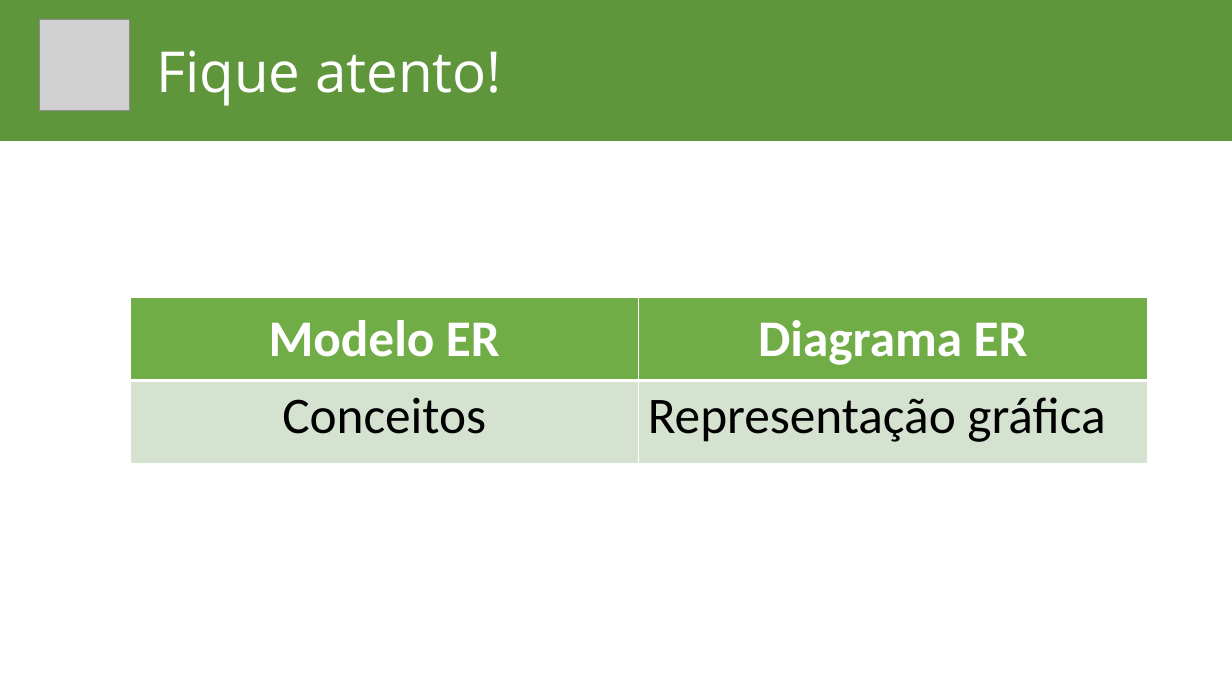
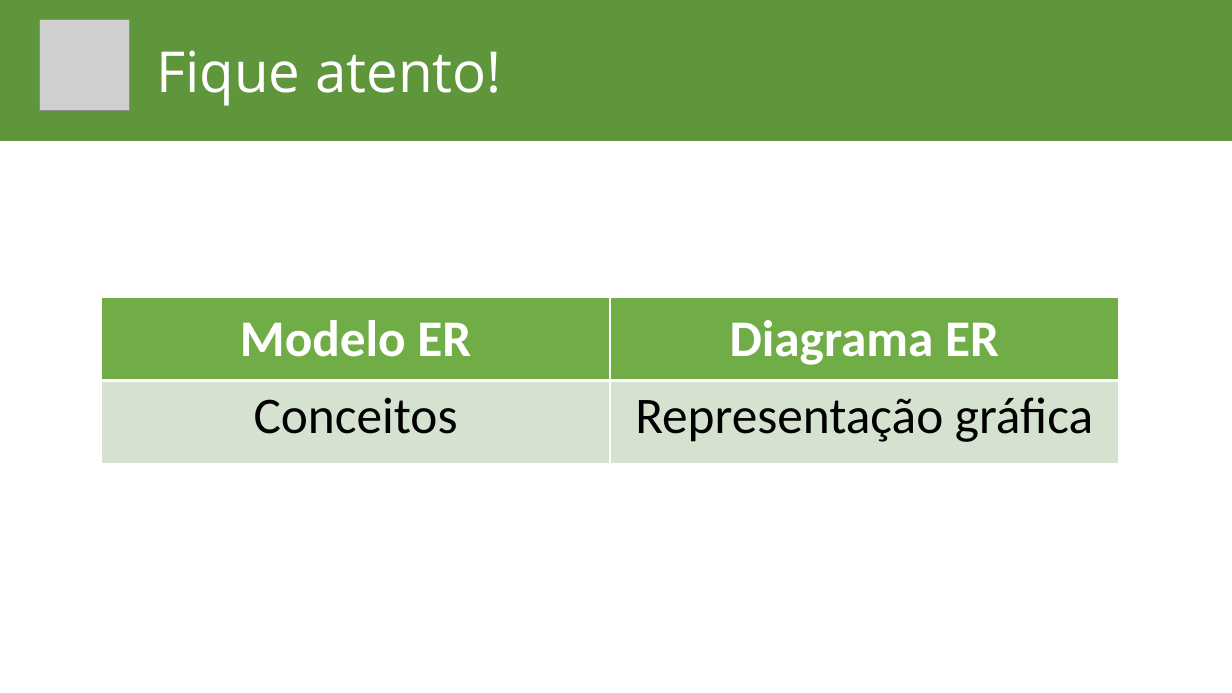
Before and after one commit to lucassoaresaraujo/aulas, a slide deck: slide 17 of Banco de Dados/Banco de Dados.pptx. Drawn at 1232x693 pixels with LibreOffice and Linux fonts; fonts in the diff are those of the drawing; grey boxes stand for pictures; background and template pictures are left out. Boxes give left, top, right and bottom in pixels: in the first picture for what was removed or moved away, otherwise in the second. Text is boxed around its words. In the diff, an @@ line names an element or a change of style, - is before the commit and + after.

```diff
--- a/Banco de Dados/Banco de Dados.pptx
+++ b/Banco de Dados/Banco de Dados.pptx
@@ table at (102,298,1120,464) @@
@@ alignment left to centre @@
@@ table: place and size @@
-table at (130,298,1149,464)
+table at (102,298,1120,464)
```
Also in this commit, not shown: 5 other slides changed, 3 slides added, 1 slide removed, 1 other file.
